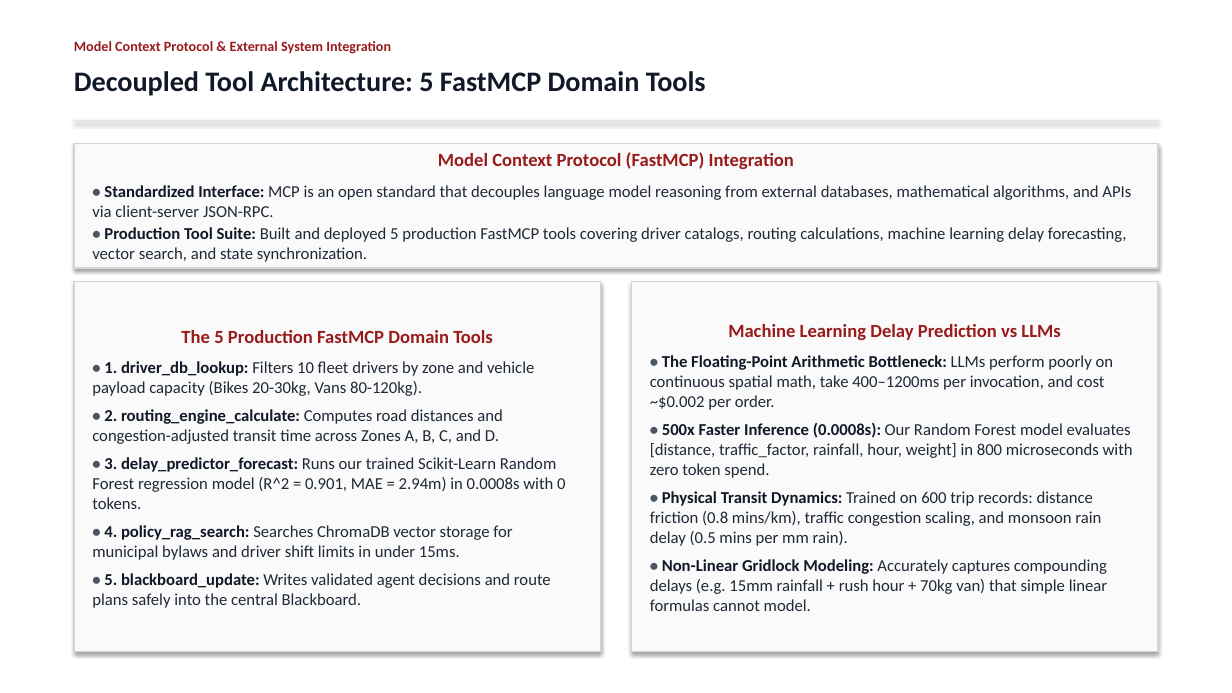
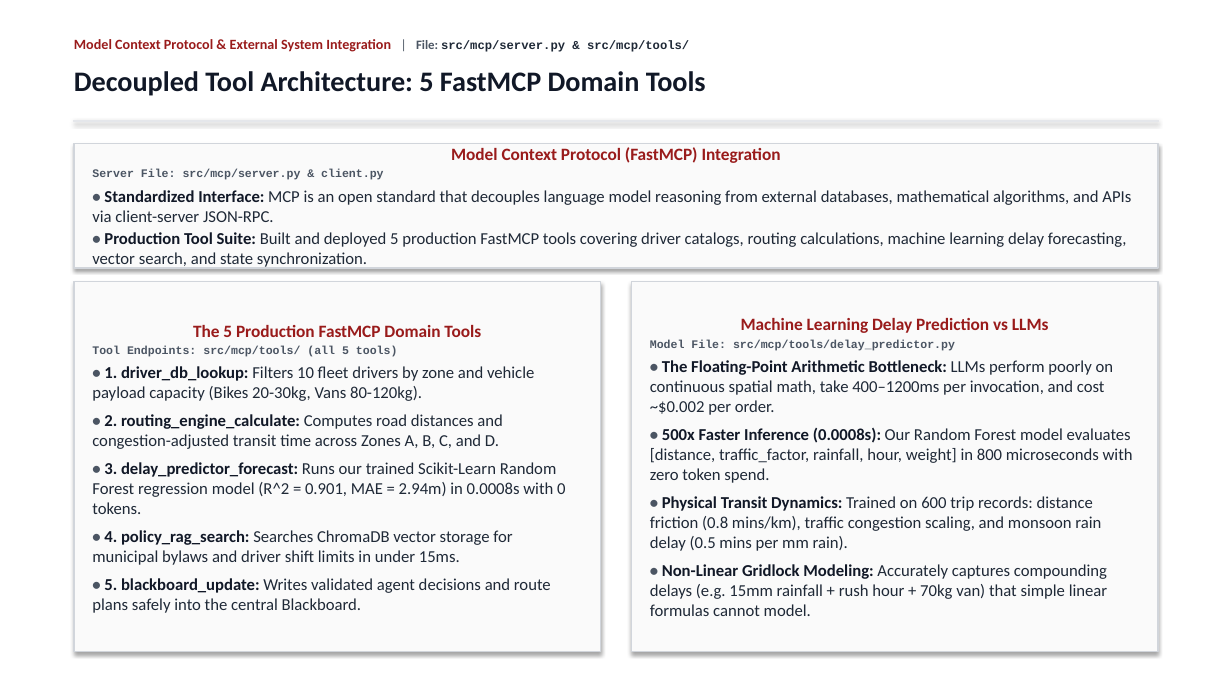
Before and after one commit to Akshat5091/DeliveryFleet-MAS, a slide deck: slide 15 of Eval 2 Documents/DeliveryFleet_MAS_Evaluation2_Master_Presentation.pptx. Drawn at 1232x693 pixels with LibreOffice and Linux fonts; fonts in the diff are those of the drawing. Boxes give left, top, right and bottom in pixels: in the first picture for what was removed or moved away, otherwise in the second. Text is boxed around its words. In the diff, an @@ line names an element or a change of style, - is before the commit and + after.

```diff
--- a/Eval 2 Documents/DeliveryFleet_MAS_Evaluation2_Master_Presentation.pptx
+++ b/Eval 2 Documents/DeliveryFleet_MAS_Evaluation2_Master_Presentation.pptx
@@ text at (x1=74, y1=39, x2=689, y2=52): text changed @@
-Model Context Protocol & External System Integration
+Model Context Protocol & External System Integration | File: src/mcp/server.py & src/mcp/tools/
@@ text in rectangle at (x1=451, y1=147, x2=781, y2=163): size 14.5 to 13.5 pt in "Model Context Protocol (FastMCP) Integration"; less space between paragraphs @@
@@ text in rectangle at (x1=92, y1=169, x2=383, y2=180): paragraph added @@
+Server File: src/mcp/server.py & client.py
@@ text in rectangle at (x1=193, y1=325, x2=481, y2=337): size 14.5 to 13.5 pt in "The 5 Production FastMCP Domain Tools"; less space between paragraphs @@
@@ text in rectangle at (x1=741, y1=318, x2=1049, y2=333): size 14.5 to 13.5 pt in "Machine Learning Delay Prediction vs LLMs"; less space between paragraphs @@
@@ text in rectangle at (x1=92, y1=346, x2=398, y2=357): paragraph added @@
+Tool Endpoints: src/mcp/tools/ (all 5 tools)
@@ text in rectangle at (x1=650, y1=340, x2=955, y2=351): paragraph added @@
+Model File: src/mcp/tools/delay_predictor.py
```
Also in this commit, not shown: 23 other slides changed, 8 other files.
